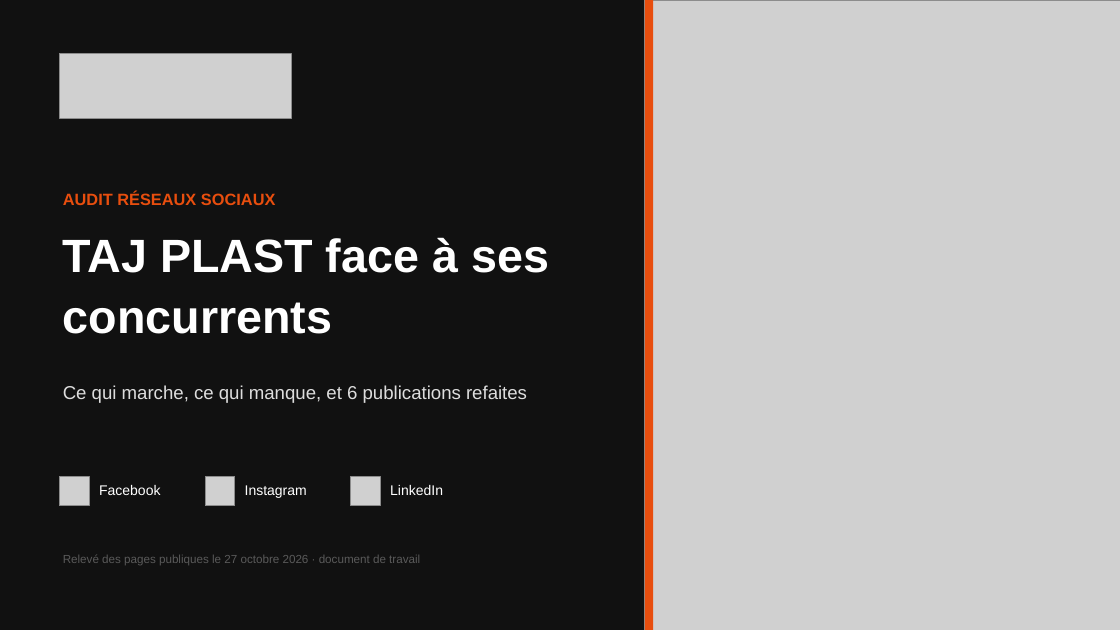
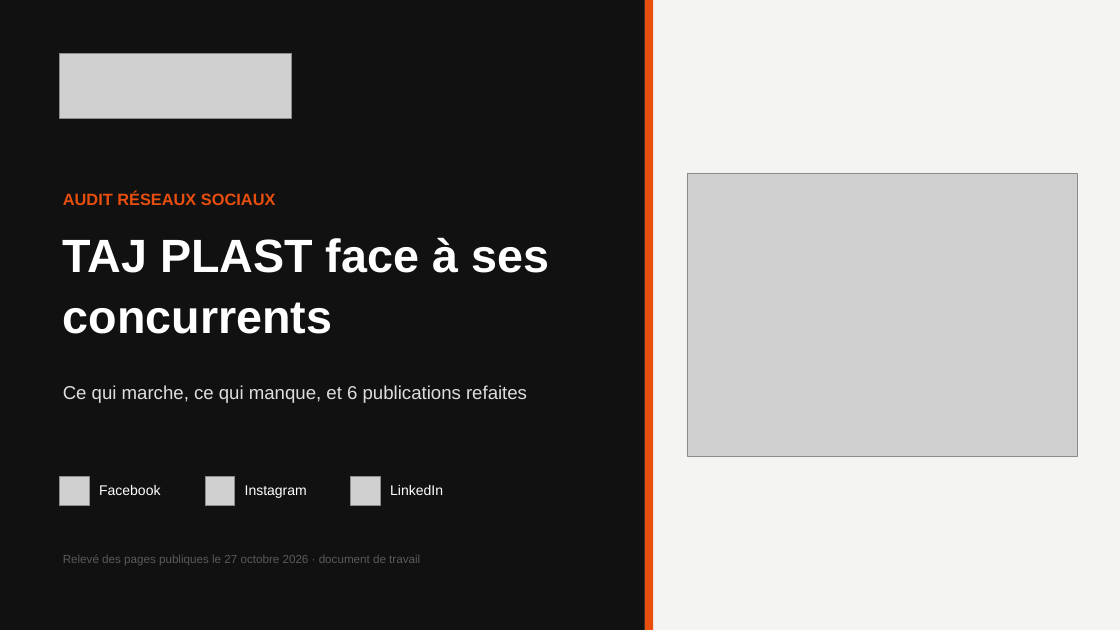
Before and after one commit to leslita06/fatima-unifood-fictif, a slide deck: slide 1 of tmp-tj/261028_tajplast_audit-reseaux-sociaux_v1.pptx. Drawn at 1120x630 pixels with LibreOffice and Linux fonts; fonts in the diff are those of the drawing; grey boxes stand for pictures. Boxes give left, top, right and bottom in pixels: in the first picture for what was removed or moved away, otherwise in the second. Text is boxed around its words. In the diff, an @@ line names an element or a change of style, - is before the commit and + after.

```diff
--- a/tmp-tj/261028_tajplast_audit-reseaux-sociaux_v1.pptx
+++ b/tmp-tj/261028_tajplast_audit-reseaux-sociaux_v1.pptx
@@ picture removed at (645,0,1120,630) @@
@@ rectangle added at (645,0,1120,630), fill #F4F4F2 @@
@@ picture added at (688,174,1077,457) @@
```
Also in this commit, not shown: 3 other slides changed.
